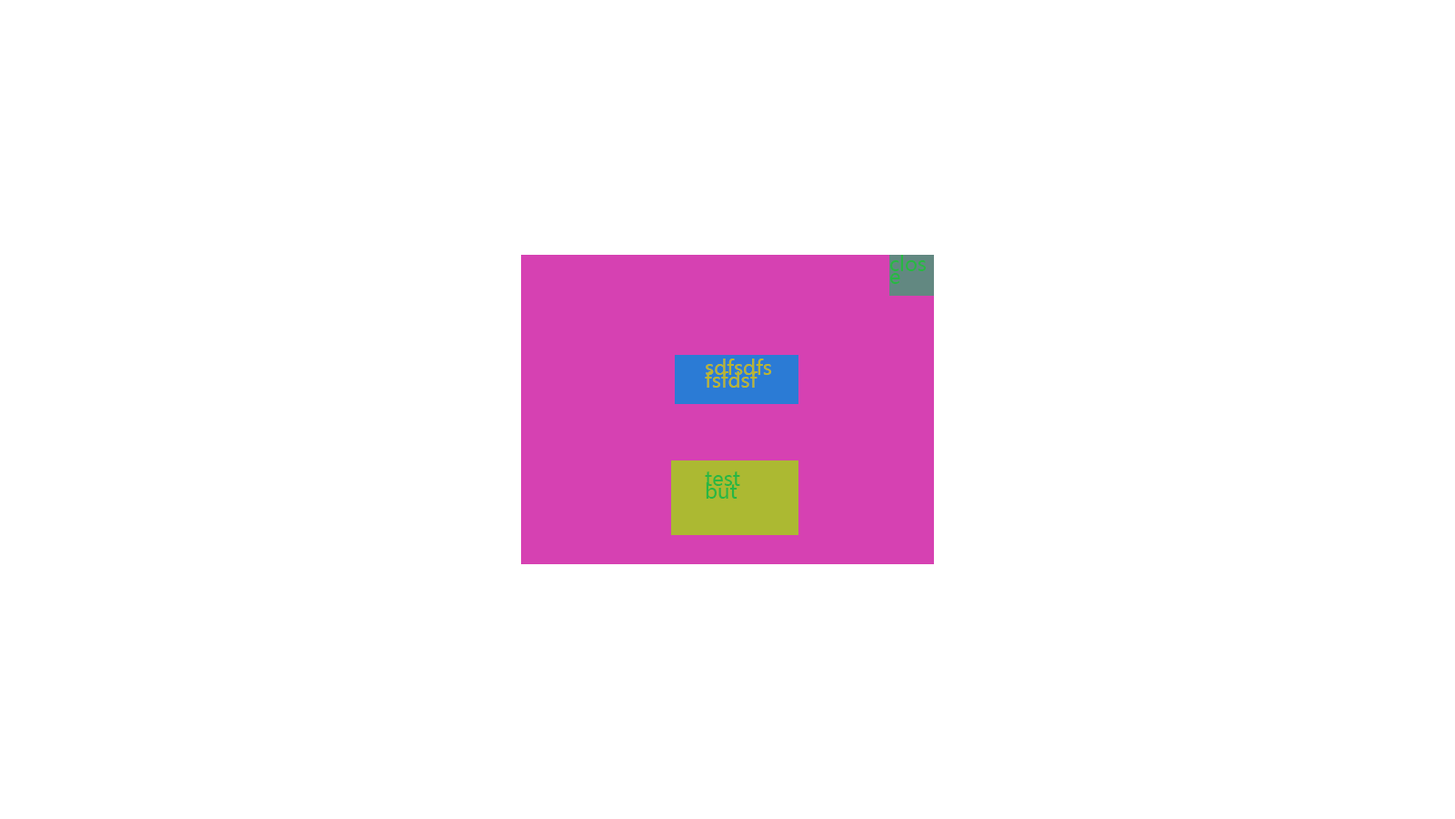
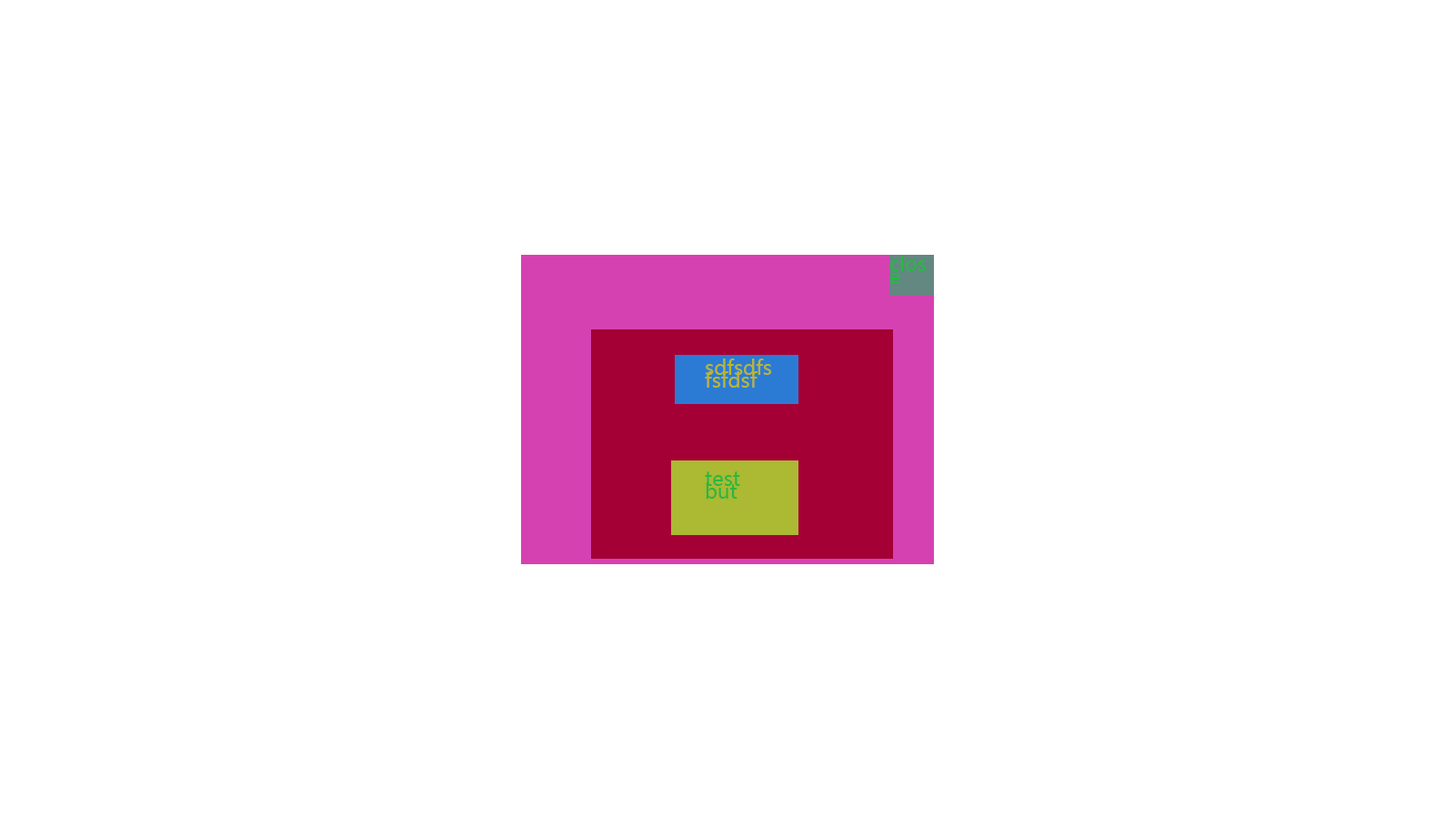
The second (1455, 819) image is a revision of the first. Changes to its layers:
added layer "@Size" (1st of 2, in "ButtonTemp@Panel" › "bodyContent" › "contentBody") in group "contentBody" over (591, 329, 894, 559)
added layer "@Size" (2nd of 2, in "ButtonTemp@Panel" › "bodyContent") in group "bodyContent" over (591, 329, 894, 559)
